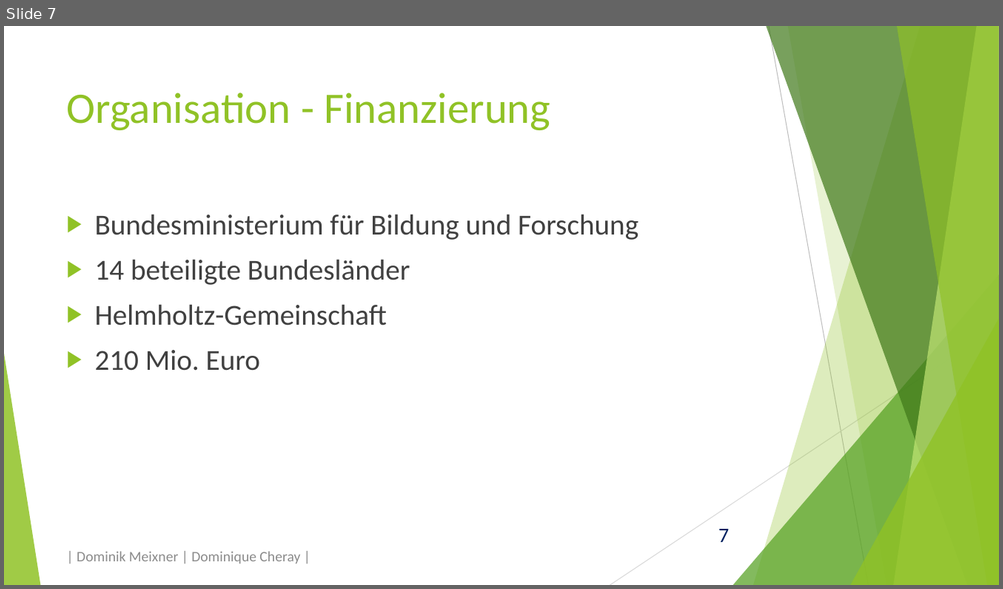
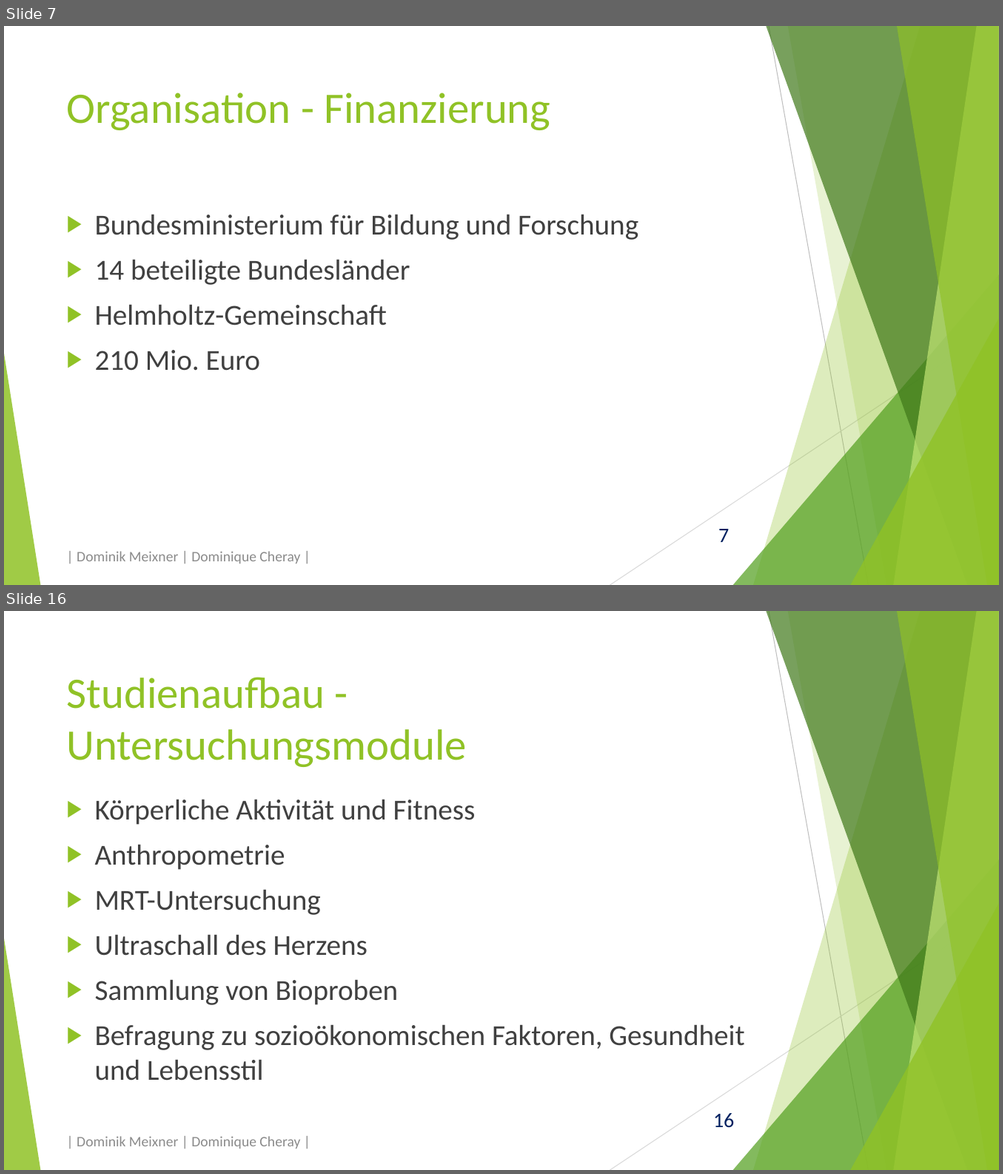
Before and after one commit to domeix/BlaBla, a slide deck: NationaleKohorte/NationaleKohortePraes.pptx. Shown one above the other, each under a label of ours: slide 7 before the commit, slides 7 and 16 after it; the slides between them are not shown. The pictures are 1003x589 and 1003x1174 pixels, drawn with LibreOffice and Linux fonts; fonts in the diff are those of the drawing. Boxes give left, top, right and bottom in pixels: in the first picture for what was removed or moved away, otherwise in the second. Text is boxed around its words. In the diff, an @@ line names an element or a change of style, - is before the commit and + after.

```diff
--- a/NationaleKohorte/NationaleKohortePraes.pptx
+++ b/NationaleKohorte/NationaleKohortePraes.pptx
@@ slide 16 added at (4,611,999,1170), background #FFFFFF; not listed: 11 template elements that a slide beside it also shows @@
@@ title added at (67,677,466,767), 42 pt, text #90C226 @@
+Studienaufbau - Untersuchungsmodule
@@ text added at (95,799,744,1081), 28 pt, text #404040 @@
+▶ Körperliche Aktivität und Fitness
+▶ Anthropometrie
+▶ MRT-Untersuchung
+▶ Ultraschall des Herzens
+▶ Sammlung von Bioproben
+▶ Befragung zu sozioökonomischen Faktoren, Gesundheit und Lebensstil
@@ text added at (77,1136,300,1149), 14 pt, text #8C8C8C @@
+| Dominik Meixner | Dominique Cheray |
```
Also in this commit, not shown: 5 slides changed, 14 other slides added, 1 other file.
